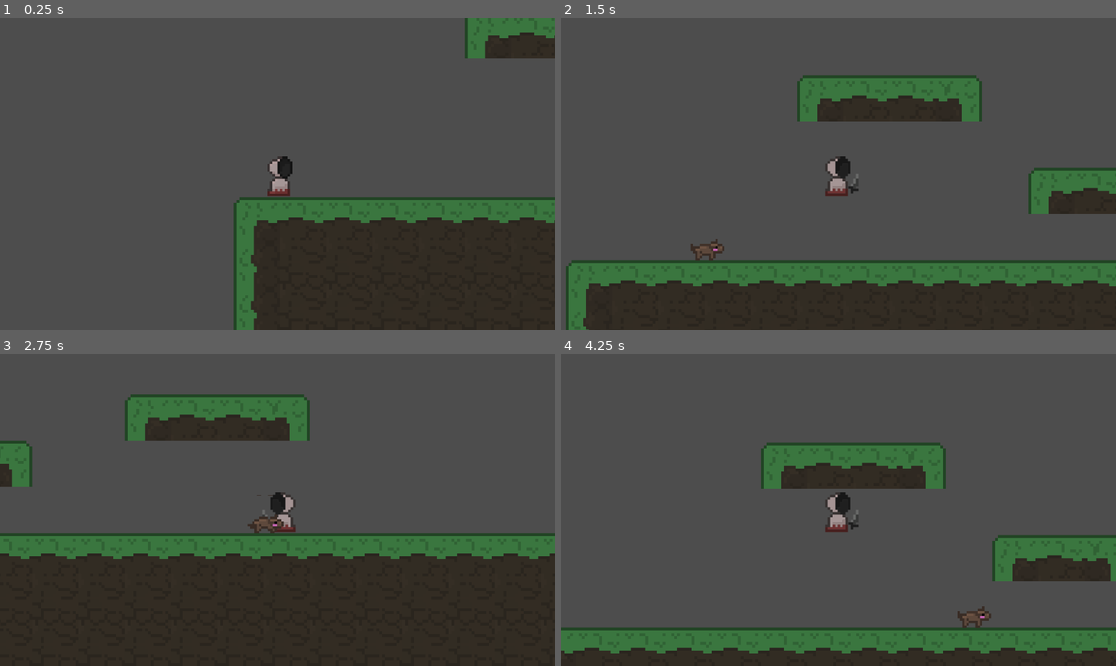
Above: before the commit, frames 1-4 (two rows, left to right).
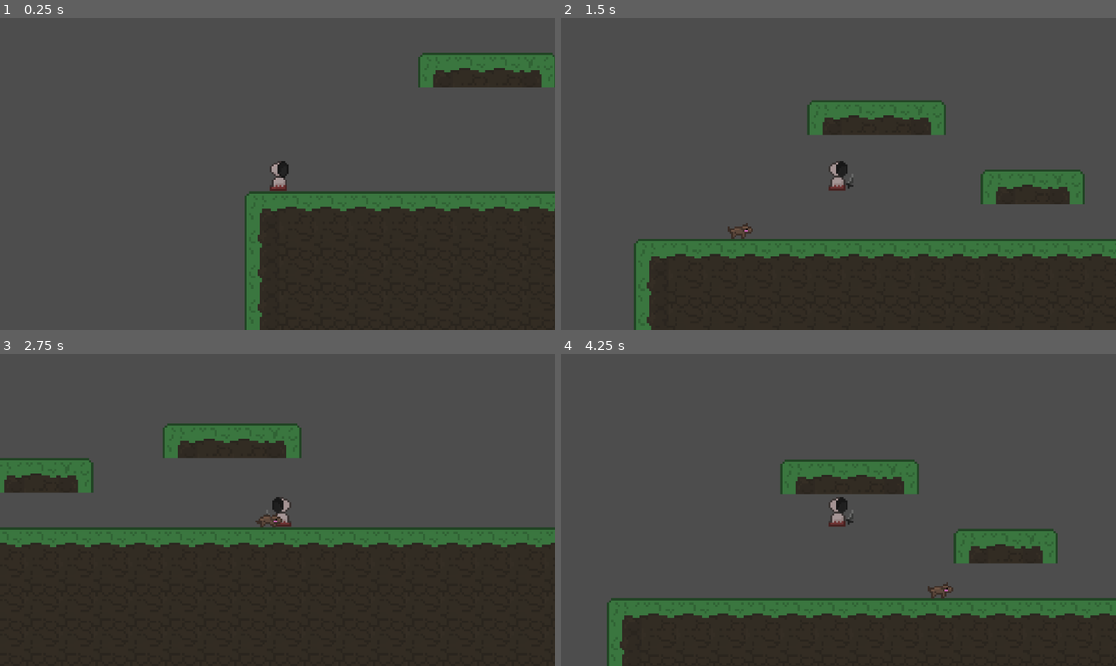
Above: after the commit, the same moments.

Repository: lassimultamaki/GoDot-MustaLammas
Game: Godot game, scene res://scenes/game.tscn
The game is run twice, just before and just after one commit, with the same random seed, the same clock (stepped at 60 frames per second) and the same inputs.
Inputs (mouse positions are in pixels of both pictures, inside the frame that each line leads up to):
- Up to frame 1 (0.25 s): no input
- Up to frame 2 (1.5 s): move the mouse to (960, 158) at 0.52 s; press the mouse at (960, 158) at 0.53 s; hold D (Right) from 0.53 s (still down); tap Space (Jump) at 0.77 s; move the mouse to (727, 189) at 1.27 s; release the mouse at (727, 189) at 1.28 s; click (727, 189) at 1.35 s
- Up to frame 3 (2.75 s): tap Space (Jump) at 1.52 s; move the mouse to (333, 441) at 2.02 s; release D (Right) at 2.03 s; press the mouse at (333, 441) at 2.03 s; hold A (Left) from 2.03 s (still down)
- Up to frame 4 (4.25 s): move the mouse to (810, 572) at 2.77 s; release A (Left) at 2.78 s; release the mouse at (810, 572) at 2.78 s; hold D (Right) from 2.78 s (still down); click (810, 572) at 2.85 s; tap Space (Jump) at 3.02, 3.77 s; move the mouse to (1005, 556) at 3.52 s; press the mouse at (1005, 556) at 3.53 s

The runs differ from the first frame. In frame 1, 9.6% of the frame differs, in the area x 42-100%, y 0-100%; in frame 2, 23%; in frame 3, 15%; in frame 4, 24%, in the area x 0-100%, y 28-100%.

Commit message:
update_1.1

Diff:
--- a/scenes/game.tscn
+++ b/scenes/game.tscn
@@ -1,9 +1,10 @@
-[gd_scene load_steps=8 format=4 uid="uid://dwvlppbyeq7p5"]
+[gd_scene load_steps=10 format=4 uid="uid://dwvlppbyeq7p5"]
 
 [ext_resource type="Texture2D" uid="uid://de66kprdslq76" path="res://assets/Tileset (10).svg" id="1_uwrxv"]
 [ext_resource type="PackedScene" uid="uid://dnp3sukl7qc00" path="res://scenes/player.tscn" id="2_yqjtg"]
-[ext_resource type="Script" uid="uid://diacxddtoh0ih" path="res://scenes/path_follow_2d.gd" id="3_lbhrr"]
+[ext_resource type="Script" uid="uid://diacxddtoh0ih" path="res://scrips/path_follow_2d.gd" id="3_lbhrr"]
 [ext_resource type="PackedScene" uid="uid://kle0ktscnk08" path="res://scenes/wolf_2_0.tscn" id="3_lnu2h"]
+[ext_resource type="PackedScene" uid="uid://bk5q441cfdtof" path="res://scenes/dangere_zone.tscn" id="5_iywne"]
 
 [sub_resource type="TileSetAtlasSource" id="TileSetAtlasSource_yqjtg"]
 texture = ExtResource("1_uwrxv")
@@ -757,6 +758,9 @@
 }
 point_count = 4
 
+[sub_resource type="WorldBoundaryShape2D" id="WorldBoundaryShape2D_p57ef"]
+distance = -9.0
+
 [node name="Game" type="Node2D"]
 
 [node name="TileMapLayer" type="TileMapLayer" parent="."]
@@ -767,6 +771,7 @@
 position = Vector2(-293, -56)
 
 [node name="Camera2D" type="Camera2D" parent="Player"]
+zoom = Vector2(0.75, 0.75)
 limit_bottom = 665
 limit_smoothed = true
 
@@ -782,3 +787,9 @@
 [node name="Wolf 2_0" parent="Path2D/PathFollow2D" instance=ExtResource("3_lnu2h")]
 position = Vector2(-10, 27)
 rotation = -3.1415927
+
+[node name="DangereZone" parent="." instance=ExtResource("5_iywne")]
+
+[node name="CollisionShape2D" type="CollisionShape2D" parent="DangereZone"]
+position = Vector2(-5, 697)
+shape = SubResource("WorldBoundaryShape2D_p57ef")
Renamed: scenes/path_follow_2d.gd -> scrips/path_follow_2d.gd
Renamed: scenes/path_follow_2d.gd.uid -> scrips/path_follow_2d.gd.uid
